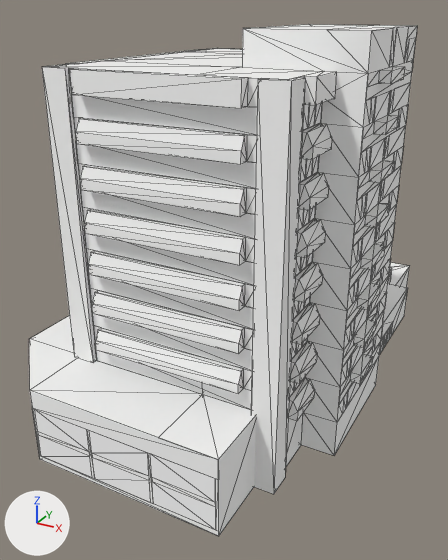
One commit to the glTF model models/SaeBit.glb: the scene before it, then after it.
Both versions are drawn from a camera (50 mm lens) standing at (32.1, -62.8, 40.6) and looking at (0.0, -4.4, 11.3). Lighting does not change. The marker at lower left points along +X, +Y and +Z. Mesh edges are drawn as thin lines. Where no turn or scale is listed for an object, it has been applied to the vertices.

Objects in the first picture: 'Main', 'Main Windows', 'Main Windows.001', 'Main Windows.002'.
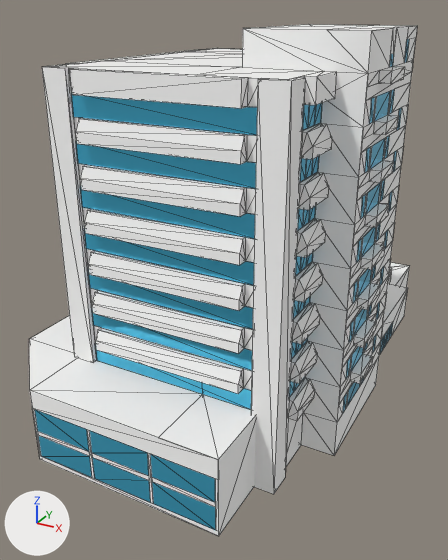
Commit message: saebit model update

Edits to the bpy script that builds the scene:
```text
Change mat_entrance_window:
    mat_entrance_window.base_color: (1.0, 1.0, 1.0) -> (0.103, 0.671, 1.0)  # white #ffffff -> cyan #5ad6ff
    mat_entrance_window.metallic: 1.0 -> 0.7
    mat_entrance_window.roughness: 1.0 -> 0.05
```

Where the change shows, as pixel boxes (x1, y1, x2, y2) in the pictures (448 x 560 px):
'Main Windows.001', recoloured, surface changed (white to cyan): (71, 39, 409, 409) in both
'Main Windows', recoloured, surface changed (white to cyan): (35, 410, 216, 530) in both
'Main Windows.002', recoloured, surface changed (white to cyan): (342, 323, 393, 414) in both
